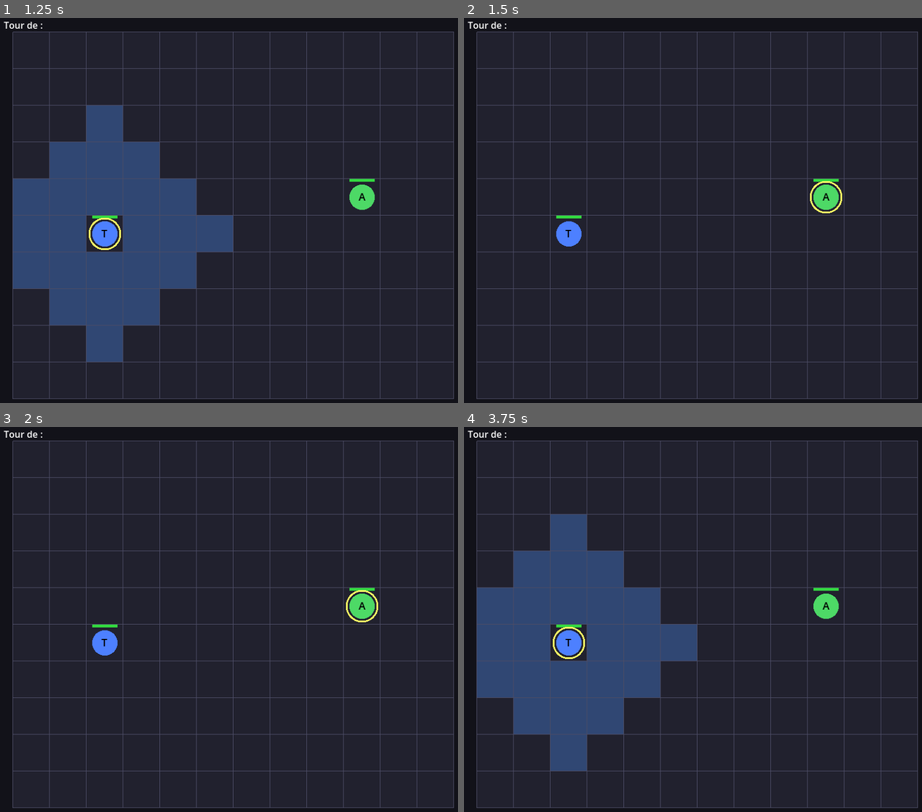
Above: before the commit, frames 1-4 (two rows, left to right).
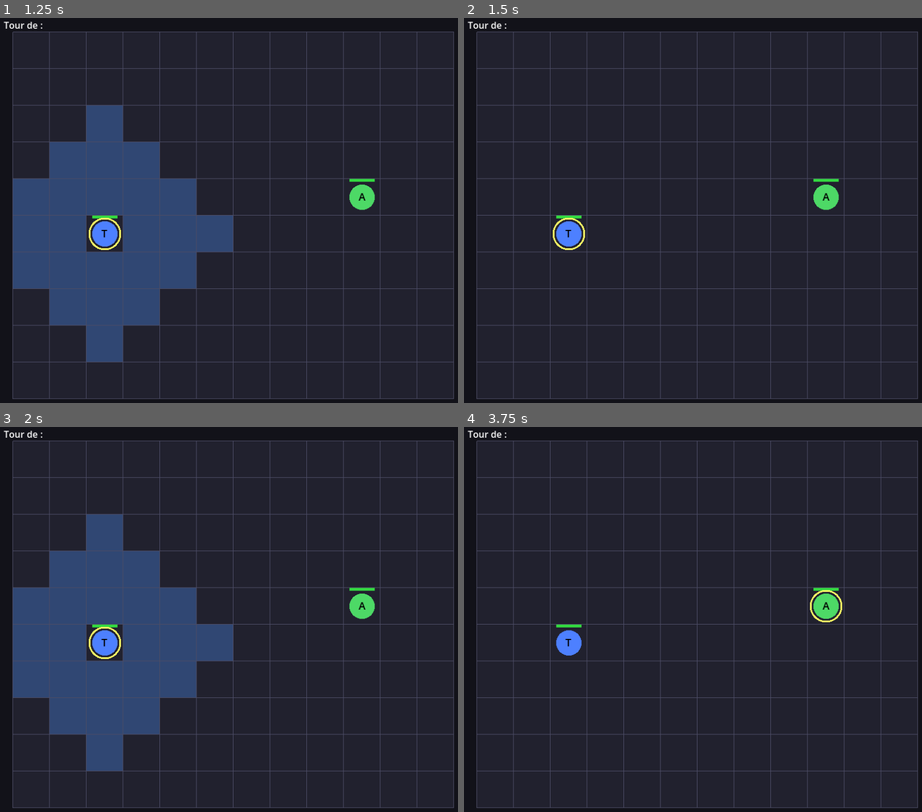
Above: after the commit, the same moments.

Repository: bodji27200-web/mon-jeux-video-
Game: Godot game, scene res://Main.tscn
Two runs of this game, one before a commit and one after it. Both use one fixed random seed, a clock stepped at 60 frames per second and the inputs below.
Inputs (mouse positions are in pixels of both pictures, inside the frame that each line leads up to):
- Up to frame 1 (1.25 s): tap Enter (ui_accept) at 0.5 s; move the mouse to (338, 195) at 0.52 s; hold Enter (ui_accept) from 0.53 s (still down); click (338, 195) at 0.67 s
- Up to frame 2 (1.5 s): move the mouse to (601, 237) at 1.27 s; release Enter (ui_accept) at 1.28 s; tap Enter (ui_accept) at 1.35 s; click (601, 237) at 1.42 s
- Up to frame 3 (2 s): tap Enter (ui_accept) at 1.52, 1.82 s
- Up to frame 4 (3.75 s): move the mouse to (743, 534) at 2.02 s; hold Enter (ui_accept) 2.03-2.78 s; click (743, 534) at 2.17 s; move the mouse to (674, 704) at 2.77 s; tap Enter (ui_accept) at 2.85, 3.02, 3.32 s; click (674, 704) at 2.92 s; move the mouse to (839, 684) at 3.52 s; hold Enter (ui_accept) from 3.53 s (still down); click (839, 684) at 3.67 s

Frame 1 is identical in both runs. In frame 2, 0.3% of the frame differs, in the area x 19-83%, y 42-61%; in frame 3, 18%, in the area x 2-83%, y 22-90%; in frame 4, 18%.

Commit message:
Etape 4: attaque (corps a corps/distance), coups critiques, fin de combat

Diff:
--- a/Battle.gd
+++ b/Battle.gd
@@ -6,7 +6,8 @@
 @onready var turn_manager: Node = $TurnManager
 
 var active_unit: Node = null
-var phase := "idle"  # "move" : en attente d'un clic de déplacement
+var phase := "idle"  # "move" puis "attack" pendant le tour du joueur
+var _finished := false
 
 
 func _ready() -> void:
@@ -17,6 +18,7 @@
 func _on_turn_started(unit: Node) -> void:
 	active_unit = unit
 	if unit.is_player():
+		phase = "move"
 		_show_moves(unit)
 	else:
 		_ai_take_turn(unit)
@@ -24,29 +26,52 @@
 
 func _show_moves(unit: Node) -> void:
 	grid.move_cells = grid.get_reachable_cells(unit.grid_position, unit.data.move_range, _occupied(unit))
+	grid.target_cells = []
 	grid.queue_redraw()
-	phase = "move"
+
+
+func _enter_attack_phase() -> void:
+	phase = "attack"
+	grid.move_cells = []
+	grid.target_cells = _targets_in_range(active_unit)
+	grid.queue_redraw()
 
 
 func _ai_take_turn(_unit: Node) -> void:
-	# Étape 3 : l'IA passe son tour (vraie IA à l'étape 5).
+	# Étape 4 : l'IA passe encore son tour (vraie IA à l'étape 5).
 	await get_tree().create_timer(0.4).timeout
 	_end_turn()
 
 
 func _unhandled_input(event: InputEvent) -> void:
-	if active_unit == null or not active_unit.is_player():
+	if _finished or active_unit == null or not active_unit.is_player():
 		return
 	if event is InputEventMouseButton and event.pressed and event.button_index == MOUSE_BUTTON_LEFT:
 		_handle_click(grid.local_to_cell(grid.to_local(get_global_mouse_position())))
 	elif event.is_action_pressed("ui_accept"):
-		_end_turn()
+		if phase == "move":
+			_enter_attack_phase()  # passer le déplacement
+		else:
+			_end_turn()
 
 
 func _handle_click(cell: Vector2i) -> void:
 	if phase == "move" and cell in grid.move_cells:
 		active_unit.move_to(cell)
-		_end_turn()
+		_enter_attack_phase()
+	elif phase == "attack" and cell in grid.target_cells:
+		var target := _unit_at(cell)
+		if target:
+			_attack(active_unit, target)
+			_end_turn()
+
+
+func _attack(attacker: Node, target: Node) -> void:
+	var dmg: int = attacker.data.attack
+	if randf() < attacker.data.crit_chance:
+		dmg *= 2
+	target.take_damage(dmg)
+	attacker.has_acted = true
 
 
 func _end_turn() -> void:
@@ -54,10 +79,45 @@
 	grid.target_cells = []
 	grid.queue_redraw()
 	phase = "idle"
+	if _check_end():
+		return
 	turn_manager.next_turn()
 
 
-# Dictionnaire {case: unité} des cases occupées par une unité vivante.
+func _check_end() -> bool:
+	var p := false
+	var a := false
+	for u in turn_manager.units:
+		if u.is_alive():
+			if u.is_player():
+				p = true
+			else:
+				a = true
+	if not p or not a:
+		_finished = true
+		turn_manager.turn_label.text = "Victoire !" if p else "Défaite..."
+		return true
+	return false
+
+
+# --- Utilitaires ---
+
+func _targets_in_range(unit: Node) -> Array:
+	var cells: Array = []
+	for u in get_tree().get_nodes_in_group("units"):
+		if u.is_alive() and u.team != unit.team \
+				and grid.manhattan(unit.grid_position, u.grid_position) <= unit.data.attack_range:
+			cells.append(u.grid_position)
+	return cells
+
+
+func _unit_at(cell: Vector2i) -> Node:
+	for u in get_tree().get_nodes_in_group("units"):
+		if u.is_alive() and u.grid_position == cell:
+			return u
+	return null
+
+
 func _occupied(except: Node = null) -> Dictionary:
 	var occ := {}
 	for u in get_tree().get_nodes_in_group("units"):
--- a/Unit.gd
+++ b/Unit.gd
@@ -54,6 +54,13 @@
 	has_acted = false
 
 
+func take_damage(amount: int) -> void:
+	hp = max(0, hp - amount)
+	queue_redraw()
+	if hp == 0:
+		visible = false
+
+
 func _draw() -> void:
 	draw_circle(Vector2.ZERO, RADIUS, data.color)
 	# Symbole de la classe
